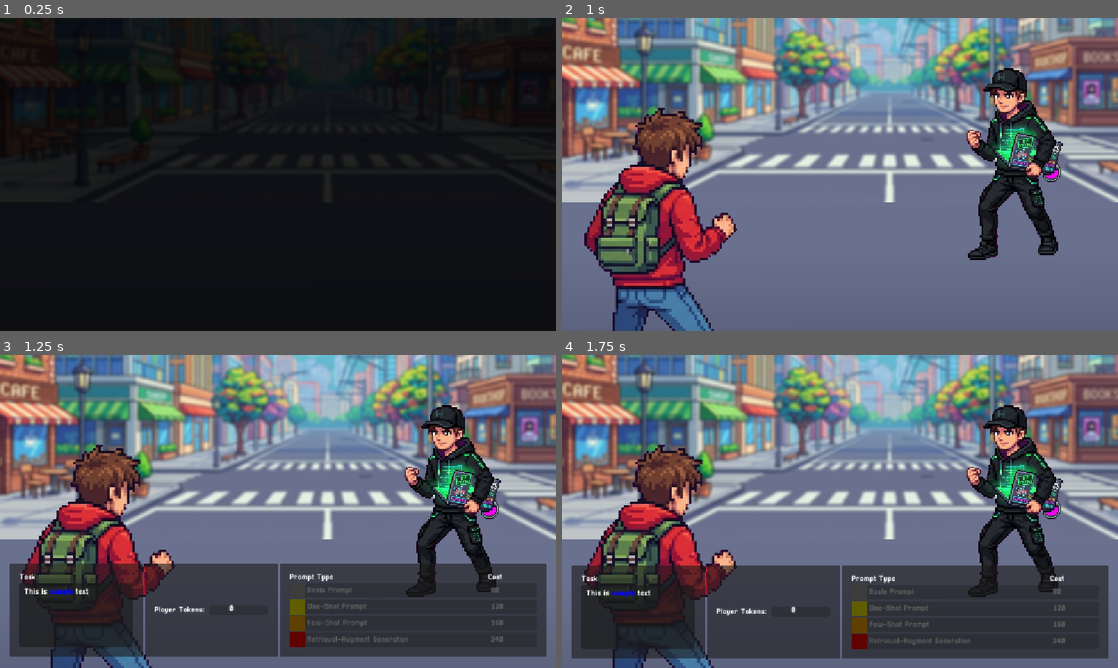
Above: before the commit, frames 1-4 (two rows, left to right).
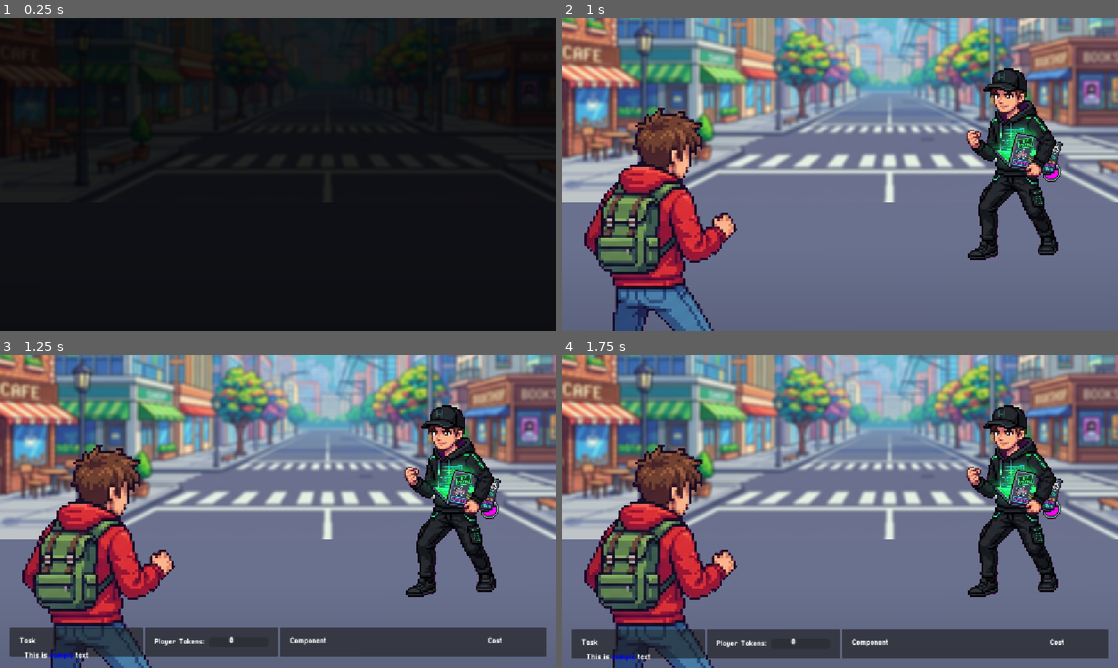
Above: after the commit, the same moments.

Repository: joshuaclarkuk/prompt-master
Game: Godot game, scene res://Scenes/Battle/battle_screen.tscn
The game is run twice, just before and just after one commit, with the same random seed, the same clock (stepped at 60 frames per second) and the same inputs.
Inputs:
- Up to frame 1 (0.25 s): no input
- Up to frame 2 (1 s): no input
- Up to frame 3 (1.25 s): no input
- Up to frame 4 (1.75 s): no input

Frames 1-2 are identical in both runs. In frame 3, 20% of the frame differs, in the area x 1-99%, y 66-98%; in frame 4, 20%, in the area x 1-99%, y 67-98%.

Commit message:
Prompts to Components
Converted all(?) of the prompts to components and everything is compiling

Diff:
--- a/Resources/PromptTypes/few-shot-prompt.tres
+++ b/Resources/ComponentTypes/component_res_audience.tres
@@ -1,7 +1,7 @@
 [gd_resource type="Resource" script_class="PromptType" format=3 uid="uid://dewrdrdahqblf"]
 
 [ext_resource type="Texture2D" uid="uid://c2dav2idryq0e" path="res://Assets/Sprites/Elements/Placeholders/few-shot-prompt.png" id="1_4b2hg"]
-[ext_resource type="Script" uid="uid://cw61m8h55p18s" path="res://Resources/prompt-type.gd" id="1_xh71y"]
+[ext_resource type="Script" uid="uid://cw61m8h55p18s" path="res://Resources/component_res_base.gd" id="1_xh71y"]
 
 [resource]
 script = ExtResource("1_xh71y")
--- a/Resources/PromptTypes/retrieval-augmented-generation.tres
+++ b/Resources/ComponentTypes/component_res_constraints.tres
@@ -1,7 +1,7 @@
 [gd_resource type="Resource" script_class="PromptType" format=3 uid="uid://cag6s65w7jbha"]
 
 [ext_resource type="Texture2D" uid="uid://c8mq28tcx5nkr" path="res://Assets/Sprites/Elements/Placeholders/retrieval-augmented-generation.png" id="1_ht6fd"]
-[ext_resource type="Script" uid="uid://cw61m8h55p18s" path="res://Resources/prompt-type.gd" id="1_x2dwa"]
+[ext_resource type="Script" uid="uid://cw61m8h55p18s" path="res://Resources/component_res_base.gd" id="1_x2dwa"]
 
 [resource]
 script = ExtResource("1_x2dwa")
--- a/Resources/PromptTypes/one-shot-prompt.tres
+++ b/Resources/ComponentTypes/component_res_context.tres
@@ -1,6 +1,6 @@
 [gd_resource type="Resource" script_class="PromptType" format=3 uid="uid://bjdbrgpsakwsh"]
 
-[ext_resource type="Script" uid="uid://cw61m8h55p18s" path="res://Resources/prompt-type.gd" id="1_v8ceo"]
+[ext_resource type="Script" uid="uid://cw61m8h55p18s" path="res://Resources/component_res_base.gd" id="1_v8ceo"]
 [ext_resource type="Texture2D" uid="uid://dw7nm76lxgxsm" path="res://Assets/Sprites/Elements/Placeholders/one-shot-prompt.png" id="1_vs44b"]
 
 [resource]
--- /dev/null
+++ b/Resources/ComponentTypes/component_res_format.tres
@@ -0,0 +1,7 @@
+[gd_resource type="Resource" script_class="ComponentType" format=3 uid="uid://b5wmlos7atmq2"]
+
+[ext_resource type="Script" uid="uid://cw61m8h55p18s" path="res://Resources/component_res_base.gd" id="1_287e3"]
+
+[resource]
+script = ExtResource("1_287e3")
+metadata/_custom_type_script = "uid://cw61m8h55p18s"
--- a/Resources/PromptTypes/basic_prompt.tres
+++ b/Resources/ComponentTypes/component_res_task.tres
@@ -1,6 +1,6 @@
 [gd_resource type="Resource" script_class="PromptType" format=3 uid="uid://yuathedwci7k"]
 
-[ext_resource type="Script" uid="uid://cw61m8h55p18s" path="res://Resources/prompt-type.gd" id="1_em5eo"]
+[ext_resource type="Script" uid="uid://cw61m8h55p18s" path="res://Resources/component_res_base.gd" id="1_em5eo"]
 [ext_resource type="Texture2D" uid="uid://wbnyaqk7ue73" path="res://Assets/Sprites/Elements/Placeholders/basic-prompt.png" id="1_qofsm"]
 
 [resource]
--- /dev/null
+++ b/Resources/component_res_base.gd
@@ -0,0 +1,14 @@
+class_name ComponentResBase extends Resource
+
+enum ComponentTypes {
+    TASK,
+    AUDIENCE,
+    CONTEXT,
+    CONSTRAINTS,
+    FORMAT,
+}
+
+@export var prompt_type: ComponentTypes = ComponentTypes.TASK
+@export var prompt_texture: Texture2D = null
+@export var prompt_title: String = ""
+@export var prompt_cost: int = 0
--- a/Resources/prompt-type.gd
+++ /dev/null
@@ -1,14 +0,0 @@
-class_name PromptType extends Resource
-
-enum PromptTypes {
-    NONE,
-    BASIC_PROMPT,
-    ONE_SHOT_PROMPT,
-    FEW_SHOT_PROMPT,
-    RETRIEVAL_AUGMENTED_GENERATION,
-}
-
-@export var prompt_type: PromptTypes = PromptTypes.NONE
-@export var prompt_texture: Texture2D = null
-@export var prompt_title: String = ""
-@export var prompt_cost: int = 0
--- /dev/null
+++ b/Scenes/Battle/ComponentCards/component-card-base.tscn
@@ -0,0 +1,34 @@
+[gd_scene format=3 uid="uid://qr7qbhnk1jum"]
+
+[ext_resource type="Script" uid="uid://cj6ko8o7je6ww" path="res://Scripts/Battle/ComponentCards/component_card-base.gd" id="1_bjtw8"]
+
+[node name="ComponentCard" type="Button" unique_id=1036205873 node_paths=PackedStringArray("component_texture_node", "component_title_node", "component_cost_node")]
+custom_minimum_size = Vector2(0, 30)
+anchors_preset = 15
+anchor_right = 1.0
+anchor_bottom = 1.0
+grow_horizontal = 2
+grow_vertical = 2
+script = ExtResource("1_bjtw8")
+component_texture_node = NodePath("VBoxContainer/ComponentTexture")
+component_title_node = NodePath("VBoxContainer/ComponentTitle")
+component_cost_node = NodePath("VBoxContainer/ComponentCost")
+
+[node name="VBoxContainer" type="VBoxContainer" parent="." unique_id=990553633]
+layout_mode = 0
+offset_left = 1152.0
+offset_right = 1152.0
+offset_bottom = 648.0
+
+[node name="ComponentTexture" type="TextureRect" parent="VBoxContainer" unique_id=62275913]
+custom_maximum_size = Vector2(32, 32)
+layout_mode = 2
+
+[node name="ComponentTitle" type="Label" parent="VBoxContainer" unique_id=582598431]
+layout_mode = 2
+size_flags_horizontal = 3
+size_flags_stretch_ratio = 4.0
+
+[node name="ComponentCost" type="Label" parent="VBoxContainer" unique_id=868168130]
+layout_mode = 2
+size_flags_horizontal = 2
--- /dev/null
+++ b/Scenes/Battle/ComponentCards/component_card_audience.tscn
@@ -0,0 +1,5 @@
+[gd_scene format=3 uid="uid://bjvmfo4t57s27"]
+
+[ext_resource type="PackedScene" uid="uid://qr7qbhnk1jum" path="res://Scenes/Battle/ComponentCards/component-card-base.tscn" id="1_os2cv"]
+
+[node name="ComponentCardAudience" unique_id=1036205873 instance=ExtResource("1_os2cv")]
--- /dev/null
+++ b/Scenes/Battle/ComponentCards/component_card_constraints.tscn
@@ -0,0 +1,5 @@
+[gd_scene format=3 uid="uid://cy80vmqt8qsmp"]
+
+[ext_resource type="PackedScene" uid="uid://qr7qbhnk1jum" path="res://Scenes/Battle/ComponentCards/component-card-base.tscn" id="1_kff4b"]
+
+[node name="ComponentCardConstraints" unique_id=1036205873 instance=ExtResource("1_kff4b")]
--- /dev/null
+++ b/Scenes/Battle/ComponentCards/component_card_context.tscn
@@ -0,0 +1,5 @@
+[gd_scene format=3 uid="uid://budfhp4opq0r6"]
+
+[ext_resource type="PackedScene" uid="uid://qr7qbhnk1jum" path="res://Scenes/Battle/ComponentCards/component-card-base.tscn" id="1_am2e0"]
+
+[node name="ComponentCardContext" unique_id=1036205873 instance=ExtResource("1_am2e0")]
--- /dev/null
+++ b/Scenes/Battle/ComponentCards/component_card_format.tscn
@@ -0,0 +1,5 @@
+[gd_scene format=3 uid="uid://bmmh48sgnkbcg"]
+
+[ext_resource type="PackedScene" uid="uid://qr7qbhnk1jum" path="res://Scenes/Battle/ComponentCards/component-card-base.tscn" id="1_fy078"]
+
+[node name="ComponentCardFormat" unique_id=1036205873 instance=ExtResource("1_fy078")]
--- /dev/null
+++ b/Scenes/Battle/ComponentCards/component_card_task.tscn
@@ -0,0 +1,5 @@
+[gd_scene format=3 uid="uid://d3lq5ybbsnegu"]
+
+[ext_resource type="PackedScene" uid="uid://qr7qbhnk1jum" path="res://Scenes/Battle/ComponentCards/component-card-base.tscn" id="1_uqgqv"]
+
+[node name="ComponentCardTask" unique_id=1036205873 instance=ExtResource("1_uqgqv")]
--- a/Scenes/Battle/battle_interface.tscn
+++ b/Scenes/Battle/battle_interface.tscn
@@ -2,7 +2,7 @@
 
 [ext_resource type="Theme" uid="uid://byn6gak6e0bgk" path="res://Themes/battle_screen_theme.tres" id="1_akol5"]
 [ext_resource type="Script" uid="uid://dpv7ss75hwnk7" path="res://Scripts/Battle/battle_interface.gd" id="1_tdan1"]
-[ext_resource type="PackedScene" uid="uid://gvhag7hx3gld" path="res://Scenes/Battle/prompts_container.tscn" id="3_bwf4j"]
+[ext_resource type="PackedScene" uid="uid://gvhag7hx3gld" path="res://Scenes/Battle/components_container.tscn" id="3_bwf4j"]
 
 [node name="BattleInterface" type="Control" unique_id=323551590 node_paths=PackedStringArray("token_progress_bar_node", "token_count_label_node", "prompts_container_node")]
 layout_mode = 3
--- /dev/null
+++ b/Scenes/Battle/components_container.tscn
@@ -0,0 +1,26 @@
+[gd_scene format=3 uid="uid://gvhag7hx3gld"]
+
+[ext_resource type="Script" uid="uid://dv7c1bdygsifs" path="res://Scripts/Battle/components_container.gd" id="1_bcymg"]
+
+[node name="ComponentContainer" type="VBoxContainer" unique_id=253197136]
+offset_right = 178.0
+offset_bottom = 159.0
+theme_override_constants/separation = 4
+script = ExtResource("1_bcymg")
+
+[node name="TitleContainer" type="HBoxContainer" parent="." unique_id=2114449517]
+layout_mode = 2
+
+[node name="ComponentLabel" type="Label" parent="TitleContainer" unique_id=1779522538]
+layout_mode = 2
+size_flags_horizontal = 3
+size_flags_stretch_ratio = 4.0
+text = "Component"
+
+[node name="CostLabel" type="Label" parent="TitleContainer" unique_id=1553843062]
+layout_mode = 2
+size_flags_horizontal = 3
+text = "Cost"
+
+[node name="ComponentCardContainer" type="HBoxContainer" parent="." unique_id=900354333]
+layout_mode = 2
--- a/Scenes/Battle/prompt_ui_object.tscn
+++ /dev/null
@@ -1,36 +0,0 @@
-[gd_scene format=3 uid="uid://qr7qbhnk1jum"]
-
-[ext_resource type="Script" uid="uid://vsdbd6ldg1p5" path="res://Scripts/Battle/PromptUIObjects/prompt_ui_object.gd" id="1_qys44"]
-
-[node name="PromptUIObject" type="Button" unique_id=1036205873 node_paths=PackedStringArray("prompt_texture_node", "prompt_title_node", "prompt_cost_node")]
-custom_minimum_size = Vector2(0, 30)
-anchors_preset = 15
-anchor_right = 1.0
-anchor_bottom = 1.0
-grow_horizontal = 2
-grow_vertical = 2
-script = ExtResource("1_qys44")
-prompt_texture_node = NodePath("HBoxContainer/PromptTexture")
-prompt_title_node = NodePath("HBoxContainer/PromptTitle")
-prompt_cost_node = NodePath("HBoxContainer/PromptCost")
-
-[node name="HBoxContainer" type="HBoxContainer" parent="." unique_id=233208411]
-layout_mode = 1
-anchors_preset = 15
-anchor_right = 1.0
-anchor_bottom = 1.0
-grow_horizontal = 2
-grow_vertical = 2
-
-[node name="PromptTexture" type="TextureRect" parent="HBoxContainer" unique_id=62275913]
-custom_maximum_size = Vector2(32, 32)
-layout_mode = 2
-
-[node name="PromptTitle" type="Label" parent="HBoxContainer" unique_id=582598431]
-layout_mode = 2
-size_flags_horizontal = 3
-size_flags_stretch_ratio = 4.0
-
-[node name="PromptCost" type="Label" parent="HBoxContainer" unique_id=868168130]
-layout_mode = 2
-size_flags_horizontal = 2
--- a/Scenes/Battle/prompts_container.tscn
+++ /dev/null
@@ -1,43 +0,0 @@
-[gd_scene format=3 uid="uid://gvhag7hx3gld"]
-
-[ext_resource type="Script" uid="uid://l3flb4p5mxc2" path="res://Scripts/Battle/prompts_container.gd" id="1_fs0xc"]
-[ext_resource type="PackedScene" uid="uid://qr7qbhnk1jum" path="res://Scenes/Battle/prompt_ui_object.tscn" id="2_cenhd"]
-[ext_resource type="Resource" uid="uid://yuathedwci7k" path="res://Resources/PromptTypes/basic_prompt.tres" id="3_i4j11"]
-[ext_resource type="Resource" uid="uid://bjdbrgpsakwsh" path="res://Resources/PromptTypes/one-shot-prompt.tres" id="4_6m8ch"]
-[ext_resource type="Resource" uid="uid://dewrdrdahqblf" path="res://Resources/PromptTypes/few-shot-prompt.tres" id="5_nw5ll"]
-[ext_resource type="Resource" uid="uid://cag6s65w7jbha" path="res://Resources/PromptTypes/retrieval-augmented-generation.tres" id="6_vyn37"]
-
-[node name="PromptsContainer" type="VBoxContainer" unique_id=253197136 node_paths=PackedStringArray("prompt_ui_objects")]
-theme_override_constants/separation = 4
-script = ExtResource("1_fs0xc")
-prompt_ui_objects = [NodePath("AttackBasicPrompt"), NodePath("AttackOneShotPrompt"), NodePath("AttackFewShotPrompt"), NodePath("AttackRetrievalAugmentedGeneration")]
-
-[node name="TitleContainer" type="HBoxContainer" parent="." unique_id=2114449517]
-layout_mode = 2
-
-[node name="PromptTypeLabel" type="Label" parent="TitleContainer" unique_id=1779522538]
-layout_mode = 2
-size_flags_horizontal = 3
-size_flags_stretch_ratio = 4.0
-text = "Prompt Type"
-
-[node name="CostLabel" type="Label" parent="TitleContainer" unique_id=1553843062]
-layout_mode = 2
-size_flags_horizontal = 3
-text = "Cost"
-
-[node name="AttackBasicPrompt" parent="." unique_id=1036205873 instance=ExtResource("2_cenhd")]
-layout_mode = 2
-prompt_type = ExtResource("3_i4j11")
-
-[node name="AttackOneShotPrompt" parent="." unique_id=1214160735 instance=ExtResource("2_cenhd")]
-layout_mode = 2
-prompt_type = ExtResource("4_6m8ch")
-
-[node name="AttackFewShotPrompt" parent="." unique_id=65675003 instance=ExtResource("2_cenhd")]
-layout_mode = 2
-prompt_type = ExtResource("5_nw5ll")
-
-[node name="AttackRetrievalAugmentedGeneration" parent="." unique_id=222077383 instance=ExtResource("2_cenhd")]
-layout_mode = 2
-prompt_type = ExtResource("6_vyn37")
--- /dev/null
+++ b/Scripts/Battle/ComponentCards/component_card-base.gd
@@ -0,0 +1,45 @@
+class_name ComponentCardBase extends Button
+
+@export_category("Required Nodes")
+@export var component_texture_node: TextureRect = null
+@export var component_title_node: Label = null
+@export var component_cost_node: Label = null
+
+@export_category("Prompt Type Resource")
+@export var component_type: ComponentResBase = null
+
+@export_category("Activation Colours")
+@export var active_colour: Color = Color.WHITE
+@export var inactive_colour: Color = Color8(95, 95, 95, 255)
+
+var is_active: bool = true
+
+
+func _ready() -> void:
+	component_texture_node.texture = component_type.prompt_texture
+	component_title_node.text = component_type.prompt_title
+	component_cost_node.text = str(component_type.prompt_cost)
+
+
+func activate() -> void:
+	if !is_active:
+		disabled = false
+		component_texture_node.modulate = active_colour
+		component_title_node.modulate = active_colour
+		component_cost_node.modulate = active_colour
+		is_active = true
+		print("%s: is_active: %s" % [name, is_active])
+
+
+func deactivate() -> void:
+	if is_active:
+		disabled = true
+		component_texture_node.modulate = inactive_colour
+		component_title_node.modulate = inactive_colour
+		component_cost_node.modulate = inactive_colour
+		is_active = false
+		print("%s: is_active: %s" % [name, is_active])
+
+
+func get_prompt_cost() -> int:
+	return component_type.prompt_cost
--- a/Scripts/Battle/PromptUIObjects/prompt_ui_object.gd
+++ /dev/null
@@ -1,46 +0,0 @@
-class_name PromptUIObject extends Button
-
-@export_category("Required Nodes")
-@export var prompt_texture_node: TextureRect = null
-@export var prompt_title_node: Label = null
-@export var prompt_cost_node: Label = null
-
-@export_category("Prompt Type Resource")
-@export var prompt_type: PromptType = null
-
-@export_category("Activation Colours")
-@export var active_colour: Color = Color.WHITE
-@export var inactive_colour: Color = Color8(95, 95, 95, 255)
-
-var is_active: bool = true
-
-
-func _ready() -> void:
-	prompt_texture_node.texture = prompt_type.prompt_texture
-	prompt_title_node.text = prompt_type.prompt_title
-	prompt_cost_node.text = str(prompt_type.prompt_cost)
-	deactivate()
-
-
-func activate() -> void:
-	if !is_active:
-		disabled = false
-		prompt_texture_node.modulate = active_colour
-		prompt_title_node.modulate = active_colour
-		prompt_cost_node.modulate = active_colour
-		is_active = true
-		print("%s: is_active: %s" % [name, is_active])
-
-
-func deactivate() -> void:
-	if is_active:
-		disabled = true
-		prompt_texture_node.modulate = inactive_colour
-		prompt_title_node.modulate = inactive_colour
-		prompt_cost_node.modulate = inactive_colour
-		is_active = false
-		print("%s: is_active: %s" % [name, is_active])
-
-
-func get_prompt_cost() -> int:
-	return prompt_type.prompt_cost
--- a/Scripts/Battle/battle_interface.gd
+++ b/Scripts/Battle/battle_interface.gd
@@ -2,13 +2,13 @@
 
 @export var token_progress_bar_node: ProgressBar = null
 @export var token_count_label_node: Label = null
-@export var prompts_container_node: PromptsContainer = null
+@export var prompts_container_node: ComponentsContainer = null
 
-signal on_prompt_pressed(prompt_type: PromptType)
+signal on_componet_pressed(component_type: ComponentResBase)
 
 
 func _ready() -> void:
-	prompts_container_node.on_prompt_pressed.connect(handle_prompt_pressed)
+	prompts_container_node.on_component_pressed.connect(handle_component_pressed)
 
 
 func initialise_token_display(new_max_value: int) -> void:
@@ -19,9 +19,9 @@
 func update_token_display(player_tokens: int) -> void:
 	token_progress_bar_node.value = player_tokens
 	token_count_label_node.text = str(player_tokens)
-	prompts_container_node.update_prompts_display(player_tokens)
+	prompts_container_node.update_components_display(player_tokens)
 
 
-func handle_prompt_pressed(prompt_type: PromptType) -> void:
+func handle_component_pressed(prompt_type: ComponentResBase) -> void:
 	print("%s: prompt pressed: %s" % [name, prompt_type])
-	on_prompt_pressed.emit(prompt_type)
+	on_componet_pressed.emit(prompt_type)
--- a/Scripts/Battle/battle_manager.gd
+++ b/Scripts/Battle/battle_manager.gd
@@ -3,44 +3,26 @@
 @export_category("Required Nodes")
 @export var battle_interface_node: BattleInterface = null
 
-@export_category("Token Values")
-@export var time_to_generate_token: float = 0.1
-@export var generated_tokens_to_add: int = 1
-@export var player_max_tokens: int = 100
-@export var enemy_max_tokens: int = 100
-
 var player_tokens: int = 0
 var enemy_tokens: int = 0
 
-var token_generation_timer: float = 0.0
+var player_max_tokens: int = 5
+var enemy_max_tokens: int = 5
 
 var is_battle_active: bool = false
 
 
 func _ready() -> void:
-	battle_interface_node.on_prompt_pressed.connect(handle_prompt_pressed)
+	battle_interface_node.on_componet_pressed.connect(handle_prompt_pressed)
 
 	battle_interface_node.initialise_token_display(player_max_tokens)
 	battle_interface_node.update_token_display(player_tokens)
-
-
-func _process(delta: float) -> void:
-	if is_battle_active:
-		generate_token(delta)
-
-
-func generate_token(delta: float) -> void:
-	token_generation_timer += delta
-	if token_generation_timer >= time_to_generate_token:
-		player_tokens = mini(player_tokens + generated_tokens_to_add, player_max_tokens)
-		update_battle_interface()
-		token_generation_timer = 0.0
 
 
 func update_battle_interface() -> void:
 	battle_interface_node.update_token_display(player_tokens)
 
 
-func handle_prompt_pressed(prompt_type: PromptType) -> void:
+func handle_prompt_pressed(prompt_type: ComponentResBase) -> void:
 	player_tokens -= prompt_type.prompt_cost
 	print("%s: prompt pressed: %s" % [name, prompt_type])
--- /dev/null
+++ b/Scripts/Battle/components_container.gd
@@ -0,0 +1,23 @@
+class_name ComponentsContainer extends VBoxContainer
+
+@export var component_cards: Array[ComponentCardBase] = []
+
+signal on_component_pressed(component_type: ComponentResBase)
+
+
+func _ready() -> void:
+	for component in component_cards:
+		component.pressed.connect(handle_component_pressed.bind(component))
+
+
+func update_components_display(player_tokens: int) -> void:
+	for component in component_cards:
+		if (player_tokens >= component.get_prompt_cost()):
+			component.activate()
+		else:
+			component.deactivate()
+
+
+func handle_component_pressed(component: ComponentCardBase) -> void:
+	print("%s: pressed!" % [component.name])
+	on_component_pressed.emit(component.component_type)
--- a/Scripts/Battle/prompts_container.gd
+++ /dev/null
@@ -1,23 +0,0 @@
-class_name PromptsContainer extends VBoxContainer
-
-@export var prompt_ui_objects: Array[PromptUIObject] = []
-
-signal on_prompt_pressed(prompt_type: PromptType)
-
-
-func _ready() -> void:
-	for prompt in prompt_ui_objects:
-		prompt.pressed.connect(handle_prompt_pressed.bind(prompt))
-
-
-func update_prompts_display(player_tokens: int) -> void:
-	for prompt in prompt_ui_objects:
-		if (player_tokens >= prompt.get_prompt_cost()):
-			prompt.activate()
-		else:
-			prompt.deactivate()
-
-
-func handle_prompt_pressed(prompt: PromptUIObject) -> void:
-	print("%s: pressed!" % [prompt.name])
-	on_prompt_pressed.emit(prompt.prompt_type)
Renamed: Resources/prompt-type.gd.uid -> Resources/component_res_base.gd.uid
Not shown, added: Scripts/Battle/ComponentCards/component_card-base.gd.uid
Not shown, removed: Scripts/Battle/PromptUIObjects/prompt_ui_object.gd.uid
Not shown, added: Scripts/Battle/components_container.gd.uid
Not shown, removed: Scripts/Battle/prompts_container.gd.uid
